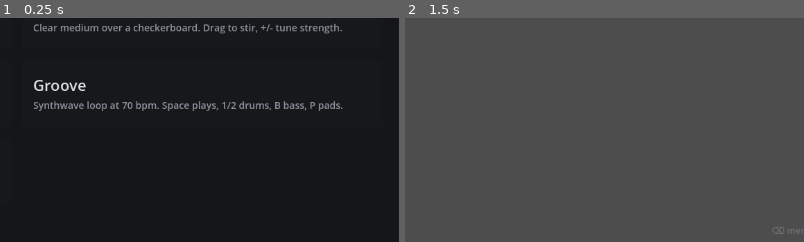
Above: before the commit, frames 1-2 (left to right).
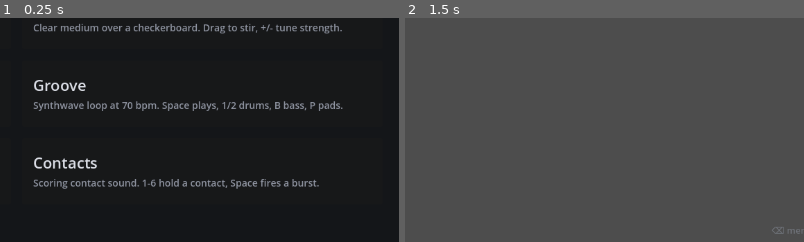
Above: after the commit, the same moments.

Repository: Luan-vP/godot-project-1
Game: Godot game, scene res://features/ui/demo_menu/demo_menu.tscn
The game is run twice, just before and just after one commit, with the same random seed, the same clock (stepped at 60 frames per second) and the same inputs.
Inputs (mouse positions are % of the whole screen's width and height, from its top left):
- Up to frame 1 (0.25 s): no input
- Up to frame 2 (1.5 s): click (27, 67) at 0.5 s; tap Enter (ui_accept) at 1.25 s; move the mouse to (72, 45) at 1.27 s; hold Right (ui_right) from 1.28 s (still down); tap 1 at 1.35 s; click (72, 45) at 1.42 s
The pictures show only the part of the screen within x 48-98%, y 50-100%; the shares and areas given below are measured in that part.

The runs differ from the first frame. In frame 1, 1.6% of the frame differs, in the area x 8-80%, y 62-77%; in frame 2, nothing differs.

Commit message:
Add scoring contact sound (#33)
One synth voice per scoring contact, pitched by its normalised position
along the edge (#30). New-versus-continuing comes from ScoringContact.key
so a held contact glides instead of retriggering. Pitch is continuous
(not scale-quantised) and reaches a sustained voice through a
ParameterFader (#32) rather than straight to the parameter. Voices are
capped; past the cap a new contact stays silent rather than stealing one
already sounding, and level is bounded by voice count and per-voice
level rather than scaled by activity.

Adds ContactSound + ContactPitch under features/scoring_sound/, a manual
demo (scripts/run.sh contacts), and GUT coverage driven by hand via
apply_snapshot/advance. This environment has no audio device, so the
manual listening pass and recording called for by manual_verification
are still owed by a human — see the feature README.

Co-authored-by: claude[bot] <209825114+claude[bot]@users.noreply.github.com>

Diff:
--- /dev/null
+++ b/features/scoring_sound/contact_pitch.gd
@@ -0,0 +1,17 @@
+class_name ContactPitch
+extends RefCounted
+## Pure mapping from a contact's position along its edge ([code]#30[/code]) to
+## a pitch in hertz.
+##
+## Continuous, not quantised to a scale — see
+## [code]features/scoring_sound/README.md[/code] for the decision and why.
+## Linear in semitones, not in hertz: pitch is heard logarithmically, so a
+## mapping that is linear in hertz crowds all the audible change into the
+## bottom of the position range and leaves the top sounding static.
+
+
+## Hertz a contact at [param position] (0..1, clamped) sounds at, [param
+## span_semitones] above [param root_hz] at position 1.
+static func hz_for_position(position: float, root_hz: float, span_semitones: float) -> float:
+	var clamped := clampf(position, 0.0, 1.0)
+	return root_hz * pow(2.0, (clamped * span_semitones) / 12.0)
--- /dev/null
+++ b/features/scoring_sound/contact_sound.gd
@@ -0,0 +1,192 @@
+class_name ContactSound
+extends Node
+## Turns [signal EventBus.scoring_updated] into sound (#33): one [SynthVoice]
+## per scoring contact, pitched by where the floater sits along its edge.
+##
+## [b]New versus continuing[/b] comes straight from [method
+## ScoringSnapshot.new_contacts] and [method ScoringSnapshot.ended_keys]: a
+## contact whose key ([method ScoringContact.key]) is new starts a voice: one
+## that persists is found by key and only has its pitch nudged. Keying off
+## anything else — position, order, edge id alone — would retrigger a held
+## contact every time its position changes, which is every tick; that is the
+## "machine gun" failure mode the issue calls out by name.
+##
+## [b]Pitch[/b] is continuous, not quantised to a scale — see this feature's
+## README for the reasoning. Position reaches the voice through a
+## [ParameterFader] per contact ([member pitch_retention_per_second]), never
+## written to [method SynthVoice.set_frequency] straight from the raw value —
+## the same reasoning [ParameterFader] exists for at all (#32): a value that
+## changes every scoring tick, assigned straight to a synthesis parameter,
+## zippers.
+##
+## [b]Voices are bounded[/b] by [member voice_cap]. Past it, a new contact
+## simply does not sound until a slot frees — it does not steal from a
+## contact already playing. A floater already scoring has already been heard
+## announcing itself; interrupting it to announce a brand new arrival would be
+## more disruptive than the arrival staying quiet a moment. That also sidesteps
+## needing to know which of two contacts *deserves* a voice more, and it means
+## [Synth]'s own polyphony/stealing (built for interactive note-by-note
+## playing) never needs to be reasoned about here: this class enforces the cap
+## itself before ever asking [Synth] for a voice.
+##
+## [b]Headroom[/b] is whatever [SynthPatch.level] and [member voice_cap] leave
+## on the bus — see [Synth]'s own docs on voices summing. Nothing here scales a
+## per-voice level by how many contacts are active; loudness is capped by
+## bounding voice count and keeping each voice quiet, not by attenuating with
+## contact count (which would still let enough simultaneous contacts clip, and
+## would quietly change level as an unrelated side effect of activity).
+
+## What a contact's voice sounds like. Left unset, [method _ready] fills in
+## [method _default_patch]: a quiet, plain sine — this is a lot of concurrent,
+## sustained tones, not a one-shot cue. Its [member SynthPatch.glide_seconds]
+## is zero deliberately: [method SynthVoice.set_frequency] is called every
+## frame from an already-smoothed value (see [member
+## pitch_retention_per_second]), so a second, hidden glide on top would just
+## blur the one the fader already does, for no gain.
+@export var patch: SynthPatch:
+	set = set_patch
+
+## Highest number of contacts sounding at once. See the class doc for what
+## happens past it.
+@export_range(1, 16) var voice_cap: int = 4:
+	set = set_voice_cap
+
+## Bus every voice plays through.
+@export var bus: StringName = &"Music"
+
+## Hertz a contact at position 0 sounds at.
+@export_range(20.0, 2000.0, 1.0, "or_greater") var root_hz: float = 220.0
+
+## Semitones above [member root_hz] a contact at position 1 sounds at.
+@export_range(1.0, 36.0, 0.1) var span_semitones: float = 12.0
+
+## Fraction of the remaining pitch gap, in the 0..1 position space, that
+## survives one second — fed to each contact's [ParameterFader]. Low, so drift
+## reaches the ear as a smooth glissando rather than a stepped one, without
+## lagging so far behind that a contact's pitch feels disconnected from where
+## it actually is.
+@export_range(0.0, 1.0) var pitch_retention_per_second: float = 0.05
+
+var _synth: Synth
+var _previous_snapshot: ScoringSnapshot
+var _voices_by_key: Dictionary = {}  # String -> SynthVoice
+var _faders_by_key: Dictionary = {}  # String -> ParameterFader
+var _positions_by_key: Dictionary = {}  # String -> float
+
+
+func _ready() -> void:
+	if patch == null:
+		patch = _default_patch()
+	_synth = Synth.new()
+	_synth.name = "Synth"
+	_synth.patch = patch
+	_synth.polyphony = voice_cap
+	_synth.bus = bus
+	add_child(_synth)
+	EventBus.scoring_updated.connect(apply_snapshot)
+
+
+func _exit_tree() -> void:
+	if EventBus.scoring_updated.is_connected(apply_snapshot):
+		EventBus.scoring_updated.disconnect(apply_snapshot)
+
+
+func _process(delta: float) -> void:
+	advance(delta)
+
+
+func set_patch(value: SynthPatch) -> void:
+	patch = value
+	if _synth != null:
+		_synth.patch = value
+
+
+## Raising this after [method _ready] tightens nothing new to steal from:
+## [Synth] sizes its voice pool once, from [member voice_cap] at the time it
+## is added to the tree, and does not grow it later. Lowering it at runtime is
+## always safe — this class's own cap check in [method _start] is what
+## actually enforces the limit tick to tick; [member Synth.polyphony] here is
+## just kept in step for anything inspecting it directly.
+func set_voice_cap(value: int) -> void:
+	voice_cap = value
+	if _synth != null:
+		_synth.polyphony = value
+
+
+## React to a scoring update: start voices for new contacts, release voices
+## for contacts that ended, and record the latest position for everything
+## still sounding. Public, and separate from the [signal
+## EventBus.scoring_updated] connection, so a test can drive it directly with
+## a hand-built [ScoringSnapshot] and no signal involved.
+func apply_snapshot(snapshot: ScoringSnapshot) -> void:
+	for key in snapshot.ended_keys(_previous_snapshot):
+		_release(key)
+	for contact in snapshot.new_contacts(_previous_snapshot):
+		_start(contact)
+	for contact in snapshot.contacts:
+		var key := contact.key()
+		if _positions_by_key.has(key):
+			_positions_by_key[key] = contact.position
+	_previous_snapshot = snapshot
+
+
+## Move every sounding contact's pitch fader forward by [param delta] seconds
+## and push the smoothed result into its voice. Called every frame; exposed so
+## a test can drive it by hand, the same way [method SynthVoice.advance] is.
+func advance(delta: float) -> void:
+	for key in _voices_by_key:
+		var voice: SynthVoice = _voices_by_key[key]
+		var fader: ParameterFader = _faders_by_key[key]
+		var position: float = _positions_by_key.get(key, 0.0)
+		var smoothed := fader.advance(delta, position)
+		voice.set_frequency(ContactPitch.hz_for_position(smoothed, root_hz, span_semitones))
+
+
+## How many contacts are currently sounding. Never more than [member voice_cap].
+func sounding_count() -> int:
+	return _voices_by_key.size()
+
+
+## The voice a contact is sounding on, or [code]null[/code] if it has none —
+## never started, already ended, or past the cap when it arrived.
+func voice_for_key(key: String) -> SynthVoice:
+	return _voices_by_key.get(key)
+
+
+func _start(contact: ScoringContact) -> void:
+	if _voices_by_key.size() >= voice_cap:
+		return
+	var hz := ContactPitch.hz_for_position(contact.position, root_hz, span_semitones)
+	var voice := _synth.note_on(hz)
+	if voice == null:
+		return
+	var key := contact.key()
+	_voices_by_key[key] = voice
+	var fader := ParameterFader.new()
+	fader.retention_per_second = pitch_retention_per_second
+	fader.advance(0.0, contact.position)  # Seed it so playback starts on pitch, not fading in.
+	_faders_by_key[key] = fader
+	_positions_by_key[key] = contact.position
+
+
+func _release(key: String) -> void:
+	var voice: SynthVoice = _voices_by_key.get(key)
+	if voice != null:
+		voice.note_off()
+	_voices_by_key.erase(key)
+	_faders_by_key.erase(key)
+	_positions_by_key.erase(key)
+
+
+## A quiet, plain sine, tuned to sit under [member voice_cap] concurrent
+## voices without needing per-contact level to depend on activity. Level 0.12
+## with a cap of 4 leaves comparable headroom to [Synth]'s own measured
+## default (8 saw voices at level 0.25 peaked at 0.97 on the bus).
+static func _default_patch() -> SynthPatch:
+	var result := SynthPatch.new()
+	result.waveform = SynthWavetable.Waveform.SINE
+	result.attack_seconds = 0.15
+	result.release_seconds = 0.6
+	result.level = 0.12
+	result.glide_seconds = 0.0
+	return result
--- /dev/null
+++ b/features/scoring_sound/contact_sound_demo.gd
@@ -0,0 +1,114 @@
+extends Control
+## Manual, audible proof of #33: contacts sound, shaped by where they sit
+## along their edge, and a held contact does not retrigger.
+##
+## Keys 1-6 hold a simulated floater's contact with one shared edge. While
+## held, its position along the edge drifts continuously (a sine wave, a
+## different rate per key) rather than sitting still — a static contact is not
+## the case that matters, since the real medium never stops moving. Listen for
+## a glissando while a key is held, not a repeated ping. [ContactSound]'s
+## voice cap defaults to 4, so holding a 5th and 6th key at once demonstrates
+## the cap policy: they stay silent until an earlier one is released, rather
+## than cutting one already sounding.
+##
+## Space fires a burst: every floater flickers on and off in a fast, uneven
+## flurry for a few seconds — the stress case the issue calls "the most likely
+## way this ends up sounding like a machine gun". It should sound busy but
+## not chattery.
+
+const KEYS := [KEY_1, KEY_2, KEY_3, KEY_4, KEY_5, KEY_6]
+const EDGE_ID := 0
+const BURST_SECONDS := 4.0
+
+## Radians per second each floater's position oscillates at along the edge —
+## different per floater so several held at once do not glide in lockstep.
+const DRIFT_RATE := [0.6, 0.9, 1.3, 0.5, 1.7, 1.1]
+
+var _contact_sound: ContactSound
+var _held := {}  # int (keycode) -> true
+var _time := 0.0
+var _status: Label
+var _burst_rng := RandomNumberGenerator.new()
+var _burst_timer := 0.0
+var _bursting := false
+
+
+func _ready() -> void:
+	set_anchors_preset(Control.PRESET_FULL_RECT)
+	_burst_rng.randomize()
+
+	_contact_sound = ContactSound.new()
+	add_child(_contact_sound)
+
+	var help := Label.new()
+	help.position = Vector2(16, 16)
+	help.text = (
+		"Contact sound (#33)\n\n"
+		+ "1-6    hold a simulated floater's contact; position drifts while held\n"
+		+ "Space  fire a burst: every floater flickers on and off for a few seconds\n\n"
+		+ "Voice cap is %d — a 5th and 6th held contact stay silent until one frees."
+		% _contact_sound.voice_cap
+	)
+	add_child(help)
+
+	_status = Label.new()
+	_status.position = Vector2(16, 190)
+	add_child(_status)
+
+
+func _process(delta: float) -> void:
+	_time += delta
+	if _bursting:
+		_advance_burst(delta)
+	_publish_snapshot()
+	_update_status()
+
+
+func _unhandled_key_input(event: InputEvent) -> void:
+	var key := event as InputEventKey
+	if key == null or key.echo:
+		return
+	var index := KEYS.find(key.keycode)
+	if index >= 0:
+		if key.pressed:
+			_held[key.keycode] = true
+		else:
+			_held.erase(key.keycode)
+	elif key.keycode == KEY_SPACE and key.pressed:
+		_bursting = true
+		_burst_timer = 0.0
+
+
+## Flips a random floater's held state at a random short interval — bursty and
+## uneven on purpose, not a metronomic on/off, since that is closer to how
+## several drifting floaters would actually cross an edge in a flurry.
+func _advance_burst(delta: float) -> void:
+	_burst_timer += delta
+	if _burst_timer > BURST_SECONDS:
+		_bursting = false
+		return
+	if _burst_rng.randf() < delta * 6.0:
+		var keycode: int = KEYS[_burst_rng.randi_range(0, KEYS.size() - 1)]
+		if _held.has(keycode):
+			_held.erase(keycode)
+		else:
+			_held[keycode] = true
+
+
+func _publish_snapshot() -> void:
+	var contacts: Array[ScoringContact] = []
+	for index in KEYS.size():
+		var keycode: int = KEYS[index]
+		if not _held.has(keycode):
+			continue
+		var position := 0.5 + 0.5 * sin(_time * DRIFT_RATE[index] + index)
+		contacts.append(ScoringContact.new(EDGE_ID, keycode, position))
+	EventBus.scoring_updated.emit(ScoringSnapshot.new(contacts))
+
+
+func _update_status() -> void:
+	var burst_note := "   (bursting)" if _bursting else ""
+	_status.text = (
+		"held: %d   sounding: %d / %d%s"
+		% [_held.size(), _contact_sound.sounding_count(), _contact_sound.voice_cap, burst_note]
+	)
--- /dev/null
+++ b/features/scoring_sound/contact_sound_demo.tscn
@@ -0,0 +1,12 @@
+[gd_scene load_steps=2 format=3]
+
+[ext_resource type="Script" path="res://features/scoring_sound/contact_sound_demo.gd" id="1_demo"]
+
+[node name="ContactSoundDemo" type="Control"]
+layout_mode = 3
+anchors_preset = 15
+anchor_right = 1.0
+anchor_bottom = 1.0
+grow_horizontal = 2
+grow_vertical = 2
+script = ExtResource("1_demo")
--- a/features/ui/demo_menu/demo_menu.gd
+++ b/features/ui/demo_menu/demo_menu.gd
@@ -57,6 +57,11 @@
 		"name": "Audio",
 		"path": "res://core/audio/audio_demo.tscn",
 		"blurb": "Bus sliders and mutes, loop layers, the smoothed effect fader.",
+	},
+	{
+		"name": "Contacts",
+		"path": "res://features/scoring_sound/contact_sound_demo.tscn",
+		"blurb": "Scoring contact sound. 1-6 hold a contact, Space fires a burst.",
 	},
 ]
 
--- /dev/null
+++ b/tests/test_contact_pitch.gd
@@ -0,0 +1,36 @@
+extends GutTest
+## Covers [ContactPitch]'s pure position-to-hertz mapping: the endpoints, the
+## logarithmic shape, and clamping out-of-range input.
+
+const EPSILON := 0.001
+
+
+func test_position_zero_is_the_root() -> void:
+	assert_almost_eq(ContactPitch.hz_for_position(0.0, 220.0, 12.0), 220.0, EPSILON)
+
+
+func test_position_one_is_the_span_above_the_root() -> void:
+	assert_almost_eq(ContactPitch.hz_for_position(1.0, 220.0, 12.0), 440.0, EPSILON)
+
+
+func test_position_is_linear_in_semitones_not_hertz() -> void:
+	# Halfway along a one-octave span is the geometric mean of the endpoints
+	# (a tritone up), not the arithmetic mean — pitch is heard logarithmically.
+	var middle := ContactPitch.hz_for_position(0.5, 220.0, 12.0)
+	assert_almost_eq(middle, 220.0 * sqrt(2.0), 0.01, "Tritone above the root")
+
+
+func test_position_is_monotonic() -> void:
+	var previous := ContactPitch.hz_for_position(0.0, 220.0, 12.0)
+	for i in range(1, 11):
+		var current := ContactPitch.hz_for_position(i / 10.0, 220.0, 12.0)
+		assert_gt(current, previous, "Higher position is always a higher pitch")
+		previous = current
+
+
+func test_position_below_zero_clamps_to_the_root() -> void:
+	assert_almost_eq(ContactPitch.hz_for_position(-0.5, 220.0, 12.0), 220.0, EPSILON)
+
+
+func test_position_above_one_clamps_to_the_span() -> void:
+	assert_almost_eq(ContactPitch.hz_for_position(1.5, 220.0, 12.0), 440.0, EPSILON)
--- /dev/null
+++ b/tests/test_contact_sound.gd
@@ -0,0 +1,130 @@
+extends GutTest
+## Covers [ContactSound]: new-versus-continuing contact identity, the voice
+## cap policy, and pitch reaching a sustained voice through a fader rather
+## than straight from the raw position. Driven entirely by hand through
+## [method ContactSound.apply_snapshot] and [method ContactSound.advance] —
+## no signal, no waiting on engine frames, no audio device.
+
+
+func _contact_sound(cap: int = 4) -> ContactSound:
+	var contact_sound := ContactSound.new()
+	contact_sound.voice_cap = cap
+	contact_sound.root_hz = 220.0
+	contact_sound.span_semitones = 12.0
+	add_child_autofree(contact_sound)
+	return contact_sound
+
+
+func _snapshot(contacts: Array[ScoringContact]) -> ScoringSnapshot:
+	return ScoringSnapshot.new(contacts)
+
+
+func test_a_new_contact_starts_a_held_voice() -> void:
+	var contact_sound := _contact_sound()
+	var contact := ScoringContact.new(1, 100, 0.0)
+	contact_sound.apply_snapshot(_snapshot([contact]))
+	var voice := contact_sound.voice_for_key(contact.key())
+	assert_not_null(voice, "A new contact gets a voice")
+	assert_true(voice.is_held(), "Voice is held while the contact is active")
+
+
+func test_a_new_contact_starts_on_pitch_immediately() -> void:
+	var contact_sound := _contact_sound()
+	var contact := ScoringContact.new(1, 100, 1.0)
+	contact_sound.apply_snapshot(_snapshot([contact]))
+	var voice := contact_sound.voice_for_key(contact.key())
+	assert_almost_eq(voice.frequency, 440.0, 0.01, "Starts at the mapped pitch, not fading in")
+
+
+func test_the_same_key_across_snapshots_does_not_retrigger() -> void:
+	var contact_sound := _contact_sound()
+	var contact := ScoringContact.new(1, 100, 0.2)
+	contact_sound.apply_snapshot(_snapshot([contact]))
+	var voice := contact_sound.voice_for_key(contact.key())
+	voice.advance(0.5)
+	var envelope_before := voice.envelope
+	contact_sound.apply_snapshot(_snapshot([ScoringContact.new(1, 100, 0.6)]))
+	assert_eq(contact_sound.voice_for_key(contact.key()), voice, "Same voice, not a new one")
+	assert_eq(voice.envelope, envelope_before, "No retrigger: envelope untouched")
+
+
+func test_a_contact_missing_from_the_next_snapshot_releases_its_voice() -> void:
+	var contact_sound := _contact_sound()
+	var contact := ScoringContact.new(1, 100, 0.5)
+	contact_sound.apply_snapshot(_snapshot([contact]))
+	var voice := contact_sound.voice_for_key(contact.key())
+	var empty: Array[ScoringContact] = []
+	contact_sound.apply_snapshot(_snapshot(empty))
+	assert_false(voice.is_held(), "Released, not held")
+	assert_null(contact_sound.voice_for_key(contact.key()), "No longer tracked")
+
+
+func test_a_different_floater_on_the_same_edge_is_a_different_key() -> void:
+	var contact_sound := _contact_sound()
+	var first := ScoringContact.new(1, 100, 0.5)
+	contact_sound.apply_snapshot(_snapshot([first]))
+	var first_voice := contact_sound.voice_for_key(first.key())
+	var second := ScoringContact.new(1, 200, 0.9)
+	contact_sound.apply_snapshot(_snapshot([first, second]))
+	assert_eq(contact_sound.sounding_count(), 2, "Both floaters sound")
+	assert_eq(contact_sound.voice_for_key(first.key()), first_voice, "First voice untouched")
+	assert_not_null(contact_sound.voice_for_key(second.key()), "Second got its own voice")
+
+
+func test_continuing_contacts_pitch_moves_through_the_fader_not_straight_to_it() -> void:
+	var contact_sound := _contact_sound()
+	var contact := ScoringContact.new(1, 100, 0.0)
+	contact_sound.apply_snapshot(_snapshot([contact]))
+	var voice := contact_sound.voice_for_key(contact.key())
+	contact_sound.apply_snapshot(_snapshot([ScoringContact.new(1, 100, 1.0)]))
+	# The target jumped a full octave; one small step of the fader should only
+	# have started closing that gap, not arrived.
+	contact_sound.advance(1.0 / 60.0)
+	assert_gt(voice.target_frequency, 220.0, "Has started moving")
+	assert_lt(voice.target_frequency, 440.0, "But not straight to the new pitch in one step")
+
+
+func test_a_sustained_contacts_pitch_eventually_arrives() -> void:
+	var contact_sound := _contact_sound()
+	var contact := ScoringContact.new(1, 100, 0.0)
+	contact_sound.apply_snapshot(_snapshot([contact]))
+	var voice := contact_sound.voice_for_key(contact.key())
+	contact_sound.apply_snapshot(_snapshot([ScoringContact.new(1, 100, 1.0)]))
+	for i in 300:
+		contact_sound.advance(1.0 / 60.0)
+		voice.advance(1.0 / 60.0)
+	assert_almost_eq(voice.frequency, 440.0, 0.5, "Settles on the new pitch")
+
+
+func test_voices_are_capped() -> void:
+	var contact_sound := _contact_sound(2)
+	var contacts: Array[ScoringContact] = [
+		ScoringContact.new(1, 100, 0.1),
+		ScoringContact.new(1, 200, 0.2),
+		ScoringContact.new(1, 300, 0.3),
+	]
+	contact_sound.apply_snapshot(_snapshot(contacts))
+	assert_eq(contact_sound.sounding_count(), 2, "No more than the cap")
+	assert_null(contact_sound.voice_for_key(contacts[2].key()), "Third contact stays silent")
+
+
+func test_a_contact_past_the_cap_does_not_steal_from_one_already_sounding() -> void:
+	var contact_sound := _contact_sound(1)
+	var first := ScoringContact.new(1, 100, 0.1)
+	var second := ScoringContact.new(1, 200, 0.2)
+	contact_sound.apply_snapshot(_snapshot([first]))
+	contact_sound.apply_snapshot(_snapshot([first, second]))
+	assert_eq(contact_sound.sounding_count(), 1, "Still just the first")
+	assert_not_null(contact_sound.voice_for_key(first.key()), "First contact keeps its voice")
+	assert_null(contact_sound.voice_for_key(second.key()), "Second stays silent, not stolen")
+
+
+func test_a_freed_slot_lets_a_new_contact_sound() -> void:
+	var contact_sound := _contact_sound(1)
+	var first := ScoringContact.new(1, 100, 0.1)
+	contact_sound.apply_snapshot(_snapshot([first]))
+	var empty: Array[ScoringContact] = []
+	contact_sound.apply_snapshot(_snapshot(empty))
+	var second := ScoringContact.new(1, 200, 0.2)
+	contact_sound.apply_snapshot(_snapshot([second]))
+	assert_not_null(contact_sound.voice_for_key(second.key()), "New contact takes the free slot")
Not shown, changed: scripts/run.sh
